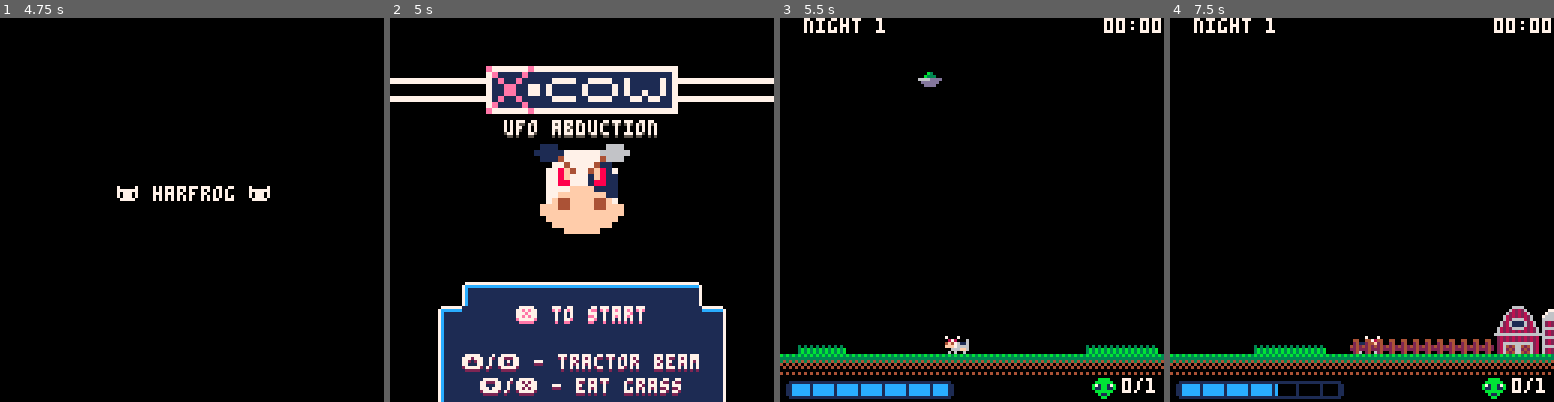
Above: before the commit, frames 1-4 (left to right).
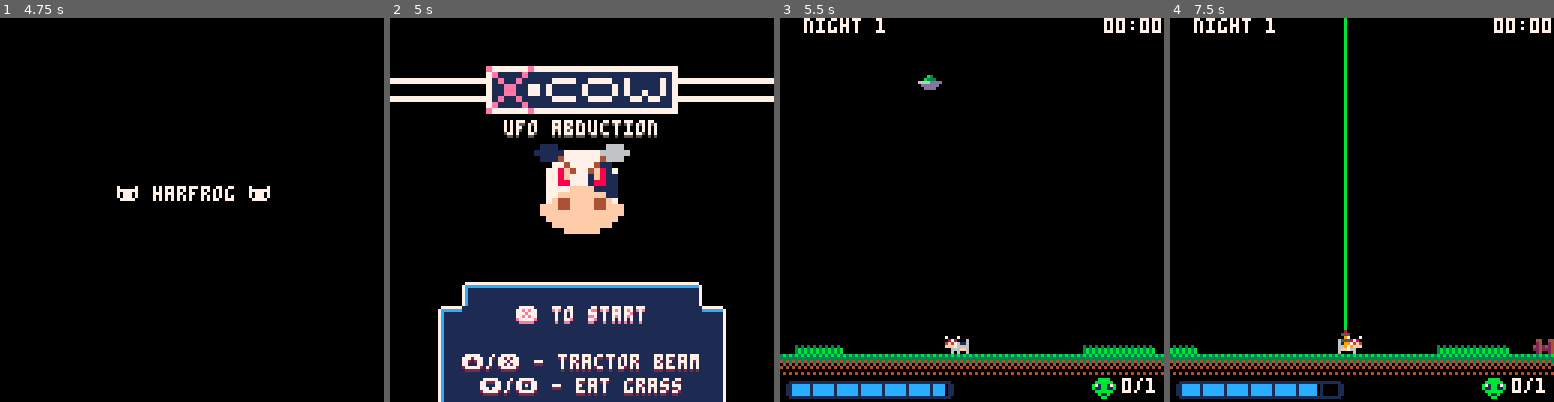
Above: after the commit, the same moments.

Repository: HarryCroke/GMTK-Jam-2023
Game: PICO-8 cartridge untitled.p8
Same seed, same stepped clock (60 frames per second), same inputs: the game is played once before the commit and once after it.
Inputs:
- Up to frame 1 (4.75 s): tap X (X key) at 0.33, 1.07, 1.85, 2.97, 4.08 s; tap O (Z key) at 0.7, 1.7, 2.1, 2.5, 2.9, 3.3, 3.7, 4.1, 4.5 s; hold Right 1.6-2.1 s; hold Up 2.15-2.42 s; hold Right 2.47-3.03 s; hold Left 3.08-3.58 s; hold Down 3.63-3.97 s; hold Right 4.02-4.68 s; hold Up from 4.73 s (still down)
- Up to frame 2 (5 s): keep holding Up; tap O (Z key) at 4.9 s
- Up to frame 3 (5.5 s): release Up at 5.03 s; hold Left from 5.08 s (still down); tap X (X key) at 5.2 s; tap O (Z key) at 5.3 s
- Up to frame 4 (7.5 s): release Left at 5.68 s; tap O (Z key) every 0.4 s from 5.7 to 7.3 s; hold Down 5.73-6.03 s; hold Right 6.08-6.58 s; tap X (X key) at 6.32, 7.43 s; hold Right 6.63-7.13 s; hold Up 7.18-7.45 s

Frame 1 is identical in both runs. In frame 2, less than 0.1% of the frame differs, in the area x 29-37%, y 88-97%; in frame 3, 4.9%; in frame 4, 8.2%, in the area x 0-100%, y 0-99%.

Commit message:
Fixed inputs (oops)

Diff:
--- a/untitled.p8
+++ b/untitled.p8
@@ -98,7 +98,8 @@
         player.walk_dx = -player.max_dx
     end
 
-    if btn(2) and (player.gas > 0) and not (player.can_eat) then
+    if btn(2) and (player.gas > 0) and not (player.can_eat)
+    or btn(5) and (player.gas > 0) and not (player.can_eat) then
         player.sucking = true
         player.moving = false
         player.walk_dx = 0
@@ -109,7 +110,8 @@
         end
 
         player.gas -= 1
-    elseif btn(3) and (player.can_eat) and (player.gas<104) then
+    elseif btn(3) and (player.can_eat) and (player.gas<104)
+    or btn(4) and (player.can_eat) and (player.gas<104) then
         player.moving = false
         player.eating= true
         player.sucking = false
@@ -121,14 +123,14 @@
     end
 
     -- boost
-    if btnp(5) and (player.gas>=20) then
-        if(player.flip) then
-            player.extra_dx+=player.boost_dx
-        else
-            player.extra_dx-=player.boost_dx
-        end
-        player.gas -= 20
-    end
+    --if btnp(5) and (player.gas>=20) then
+     --   if(player.flip) then
+      --      player.extra_dx+=player.boost_dx
+       -- else
+        --    player.extra_dx-=player.boost_dx
+        --end
+        --player.gas -= 20
+    --end
 
     -- Camera
     player.cam_x = player.x-56,0
@@ -508,11 +510,11 @@
     end
 
 
-    print("⬆️/🅾️ - tractor beam", hcenter("⬆️⬆️/🅾️🅾️ - tractor beam"), 113, 2)
-    print("⬆️/🅾️ - tractor beam", hcenter("⬆️⬆️/🅾️🅾️ - tractor beam"), 112, 7)
-
-    print("⬇️/❎ - eat grass", hcenter("⬆️⬆️/🅾️🅾️ - eat grass"), 121, 2)
-    print("⬇️/❎ - eat grass", hcenter("⬆️⬆️/🅾️🅾️ - eat grass"), 120, 7)
+    print("⬆️/❎ - tractor beam", hcenter("⬆️⬆️/🅾️🅾️ - tractor beam"), 113, 2)
+    print("⬆️/❎ - tractor beam", hcenter("⬆️⬆️/🅾️🅾️ - tractor beam"), 112, 7)
+
+    print("⬇️/🅾️ - eat grass", hcenter("⬆️⬆️/🅾️🅾️ - eat grass"), 121, 2)
+    print("⬇️/🅾️ - eat grass", hcenter("⬆️⬆️/🅾️🅾️ - eat grass"), 120, 7)
 
 
 
@@ -633,9 +635,9 @@
 00700700700070007000700070007900000000000000000000000000000000000000000000000000000000000000000000000000000000000000000000000000
 00077000087800060878000608785556000000060000000000000000000000000000000000000000000000000000000000000000000000000000000000000000
 000770004f4761164f4761164f479916700071167000700600000000000000000000000000000000000000000000000000000000000000000000000000000000
-00700700fff76666fff76666fff97966087866660575611600000000000000000000000000000000000000000000000000000000000000000000000000000000
-0000000000666ff600666ff600667ff64f476ff64f47666600000000000000000000000000000000000000000000000000000000000000000000000000000000
-00000000006060060606006000600006f1f76006fff76ff600000000000000000000000000000000000000000000000000000000000000000000000000000000
+00700700fff76666fff76666fff97966087866660575611600000000000000000000000030303030000000000000000000000000000000000000000000000000
+0000000000666ff600666ff600667ff64f476ff64f4766660000000000000000000000003b3b3b3b303030300000000000000000000000000000000000000000
+00000000006060060606006000600006f1f76006fff76ff60000000000000000000000003b3b3b3b3b3b3b3b3030303040404040000000000000000000000000
 000000000000000000000000000000000000000000000000000000000000000000000000000000666600000000000000c0c00066000000000000000000000000
 0000000000000000000000000000000000000000000000000000000000000000000000000000068282600000007766000c9cc682000000000000000000000000
 000b300000000000000000000000000000000000000000000000000000000000000000000000628282860000076666600c999cc2000000000000000000000000
@@ -649,9 +651,9 @@
 34343434044000000000044000000000110000001000000010000011b71bb17b000000000282828282828280666666660766c99c000000000000000000000000
 40404040244444200244444200000000110000001000000010000011b11bb11b04400440028282828282828062828286766c9a9c000000000000000000000000
 040404040240220000220420000000001100000010000000100000110bbbbbb002400240028666666666628062828286666c9a9c000000000000000000000000
-0000000000204200002402003030303011000000100000001000001100b11b00424242420286424664246280666666666282c9c6000000000000000000000000
-4040404000004200002400003b3b3b3b011111111111111111111110000bb0002242224202862426624262806282828662828286000000000000000000000000
-0000000000004200002400003b3b3b3b000000000000000000000000000000000240024002864246642462806282828666666666000000000000000000000000
+00000000002042000024020030c0303011000000100000001000001100b11b00424242420286424664246280666666666282c9c6000000000000000000000000
+4040404000004200002400003bcb3b3b011111111111111111111110000bb0002242224202862426624262806282828662828286000000000000000000000000
+0000000000004200002400003bcb3b3b000000000000000000000000000000000240024002864246642462806282828666666666000000000000000000000000
 00000000000000000000000000000000000000000000000000000000000000000000000000000000000000000000000000000000000000000000000000000000
 00000000000000000000000000000000000000000000000000000000000000000000000000000000000000000000000000000000000000000000000000000000
 00000000000000000000000000000000000000000000000000000000000000000000000000000000000000000000000000000000000000000000000000000000
@@ -685,7 +687,7 @@
 00000000000ffffffffff00000000000000000000000000000000000000000000000000000000000000000000000000000000000000000000000000000000000
 0000000000000ffffff0000000000000000000000000000000000000000000000000000000000000000000000000000000000000000000000000000000000000
 __gff__
-0000000000000000000000000000000000000000000000000000000000000000000000010000000000000000000000000000000000000000000000000000000000000000000000000000000000000000000000000000000000000000000000000000000000000000000000000000000000000000000000000000000000000000
+0000000000000000000101010100000000000000000000000000000000000000000000010000000000000000000000000000000000000000000000000000000000000000000000000000000000000000000000000000000000000000000000000000000000000000000000000000000000000000000000000000000000000000
 0000000000000000000000000000000000000000000000000000000000000000000000000000000000000000000000000000000000000000000000000000000000000000000000000000000000000000000000000000000000000000000000000000000000000000000000000000000000000000000000000000000000000000
 __map__
 0000000000000000000000000000000000000000000000000000000000000000000000000000000000000000000000000000000000000000000000000000000000000000000000000000000000000000000000000000000000000000000000000000000000000000000000000000000000000000000000000000000000000000
@@ -701,7 +703,7 @@
 0000000000000000000000000000000000000000000000000000000000000000000000000000000000000000000000000000000000000000000000000000000000000000000000000000000000000000000000000000000000000000000000000000000000000000000000000000000000000000000000000000000000000000
 0000000000000000000000000000000000000000000000000000000000000000000000000000000000000000000000000000000000000000000000000000000000000044464646464646464645000000000000000000000000000000000000000000000000000000000000000000000000000000000000000000000000000000
 0000000000000000000000000000000000000000000000000000000000000000000000000000000000000000000000000000000000000000000000000000000000004456565656565656565656450000000000000000000000000000000000000000000000000000000000000000000000000000000000000000000000000000
-0021000000000000002323000000000000000000002323230028282828282800000028282828002323232300000000000000000000002323230000000000220000005456565656565656565656550000000000000000000000000000000000000000000000000000000000000000000000000000000000000000000000000000
+0021000000000000000909000000000000000000000909090028282828282800000028282828000909090900000000000000000000000909090000000000220000005456565656565656565656550000000000000000000000000000000000000000000000000000000000000000000000000000000000000000000000000000
 2020202020202020202020202020202020202020202020202020202020202020202020202020202020202020202020202020202020202020202020202020202000005456565656565656565656550000000000000000000000000000000000000000000000000000000000000000000000000000000000000000000000000000
 0000000000000000000000000000000000000000000000000000000000000000000000000000000000000000000000000000000000000000000000000000000000005456565656565656565656550000000000000000000000000000000000000000000000000000000000000000000000000000000000000000000000000000
 0000000000000000000000000000000000000000000000000000000000000000000000000000000000000000000000000000000000000000000000000000000000005456565656565656565656550000000000000000000000000000000000000000000000000000000000000000000000000000000000000000000000000000
